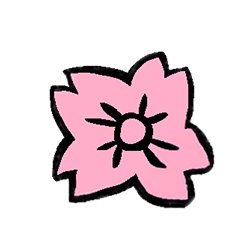
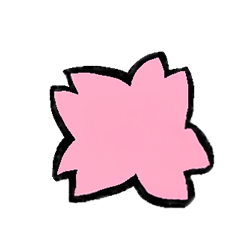
Before/after of a 245×245 layered artwork. What changed in the layer stack:
added layer "Generative Fill 3" above "Layer 2 copy" over [77, 86, 188, 175]
added layer "Layer 2 copy" above "Layer 2" over [77, 86, 188, 175]
hid "Layer 2" over [77, 86, 188, 175]
